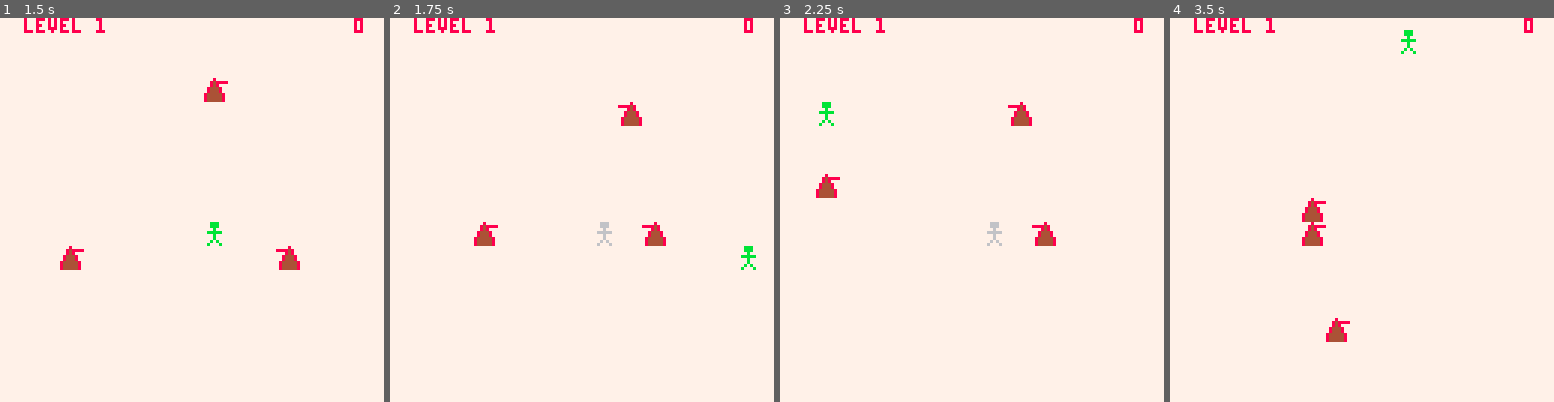
Above: before the commit, frames 1-4 (left to right).
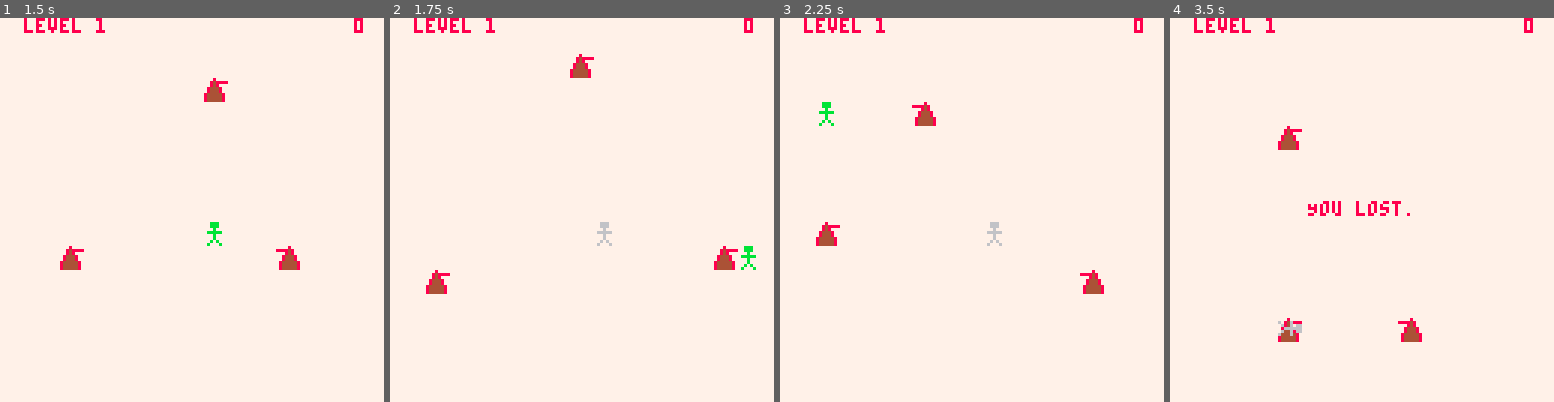
Above: after the commit, the same moments.

Repository: metageek/time-twister
Game: PICO-8 cartridge pico-8/tt.p8
The game is run twice, just before and just after one commit, with the same random seed, the same clock (stepped at 60 frames per second) and the same inputs.
Inputs:
- Up to frame 1 (1.5 s): tap O (Z key) at 0.7 s
- Up to frame 2 (1.75 s): hold Right from 1.6 s (still down); tap O (Z key) at 1.7 s
- Up to frame 3 (2.25 s): release Right at 2.1 s; tap O (Z key) at 2.1 s; hold Up from 2.15 s (still down)
- Up to frame 4 (3.5 s): release Up at 2.42 s; hold Right 2.47-3.03 s; tap O (Z key) at 2.5, 2.9, 3.3 s; hold Left from 3.08 s (still down)

Frame 1 is identical in both runs. In frame 2, 1.5% of the frame differs, in the area x 9-91%, y 9-72%; in frame 3, 1.5%; in frame 4, 2.0%, in the area x 28-66%, y 3-85%.

Commit message:
Experimenting with resetting robots on teleport

Diff:
--- a/pico-8/tt.lua
+++ b/pico-8/tt.lua
@@ -143,6 +143,12 @@
          recordedPlayers[#recordedPlayers + 1] = mkRecordedPlayer(p.x0, p.y0, p.moves)
          p.moves = {}
          p.ticksSinceMove = 0
+
+         for _, r in ipairs(swarm.robots)
+         do
+            r.x = r.x0
+            r.y = r.y0
+         end
 
          local dest = rndSafePos(swarm.robots)
          p.x = dest.x
@@ -276,6 +282,9 @@
    local r = rndSafePos(robots)
    r.exists = true
 
+   r.x0 = r.x
+   r.y0 = r.y
+
    r.dx = function(p)
       if p.x < r.x
       then return -8
